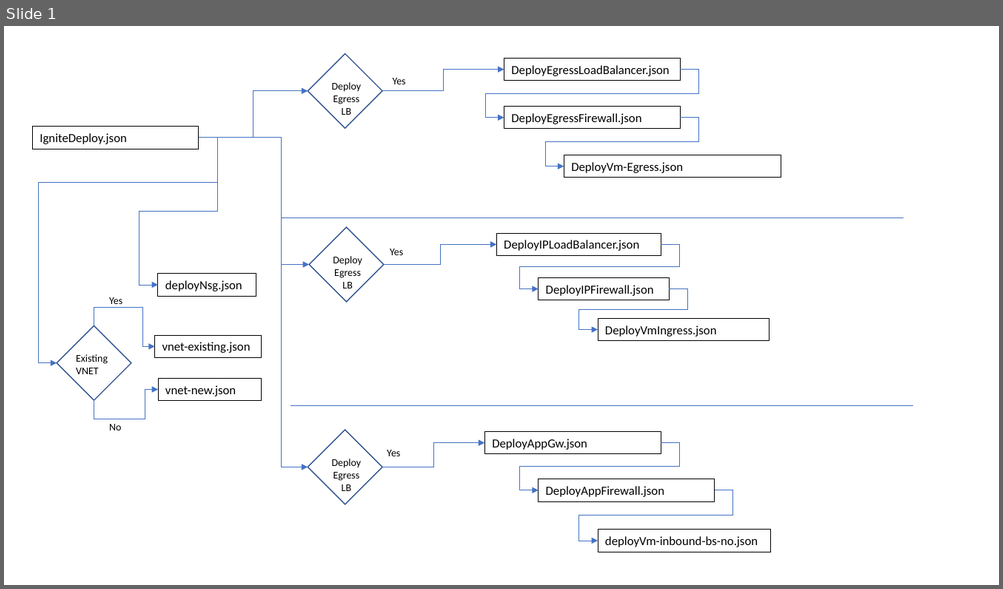
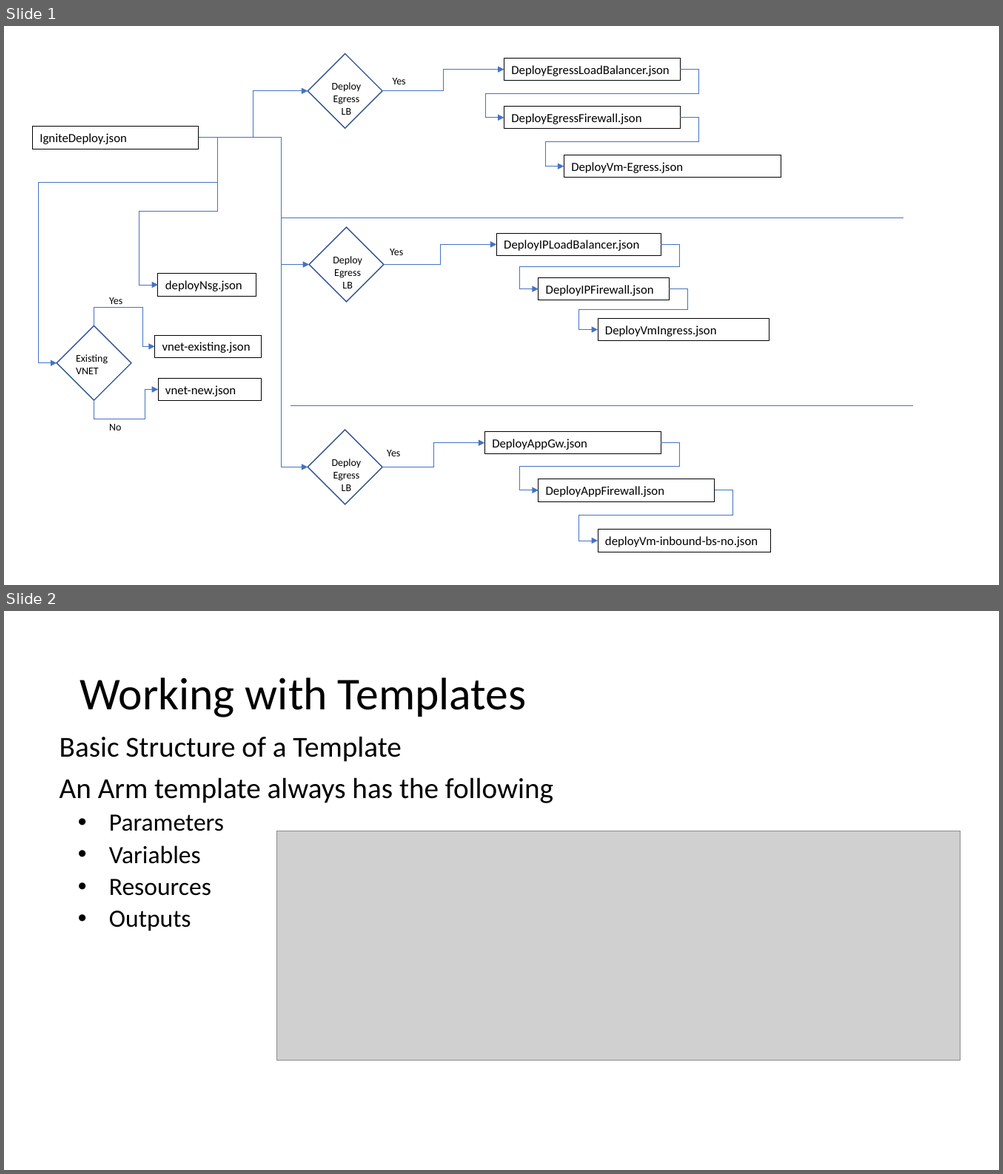
Before and after one commit to jharris10/azure-svcs-hub, a slide deck: template structure.pptx. Shown one above the other, each under a label of ours: slide 1 before the commit, slides 1 and 2 after it. The pictures are 1003x589 and 1003x1174 pixels, drawn with LibreOffice and Linux fonts; fonts in the diff are those of the drawing; grey boxes stand for pictures. Boxes give left, top, right and bottom in pixels: in the first picture for what was removed or moved away, otherwise in the second. Text is boxed around its words. In the diff, an @@ line names an element or a change of style, - is before the commit and + after.

Commit message:
added ppt of structure

```diff
--- a/template structure.pptx
+++ b/template structure.pptx
@@ slide 2 added at <box>4,611,999,1170</box>, background #FFFFFF @@
@@ title added at <box>79,678,526,718</box>, 44 pt, text #000000 @@
+Working with Templates
@@ text added at <box>60,736,553,931</box>, 28 pt, text #000000 @@
+Basic Structure of a Template
+An Arm template always has the following
+  • Parameters
+  • Variables
+  • Resources
+  • Outputs
@@ picture added at <box>277,831,961,1061</box> @@
```
Also in this commit, not shown: 10 other slides added.
